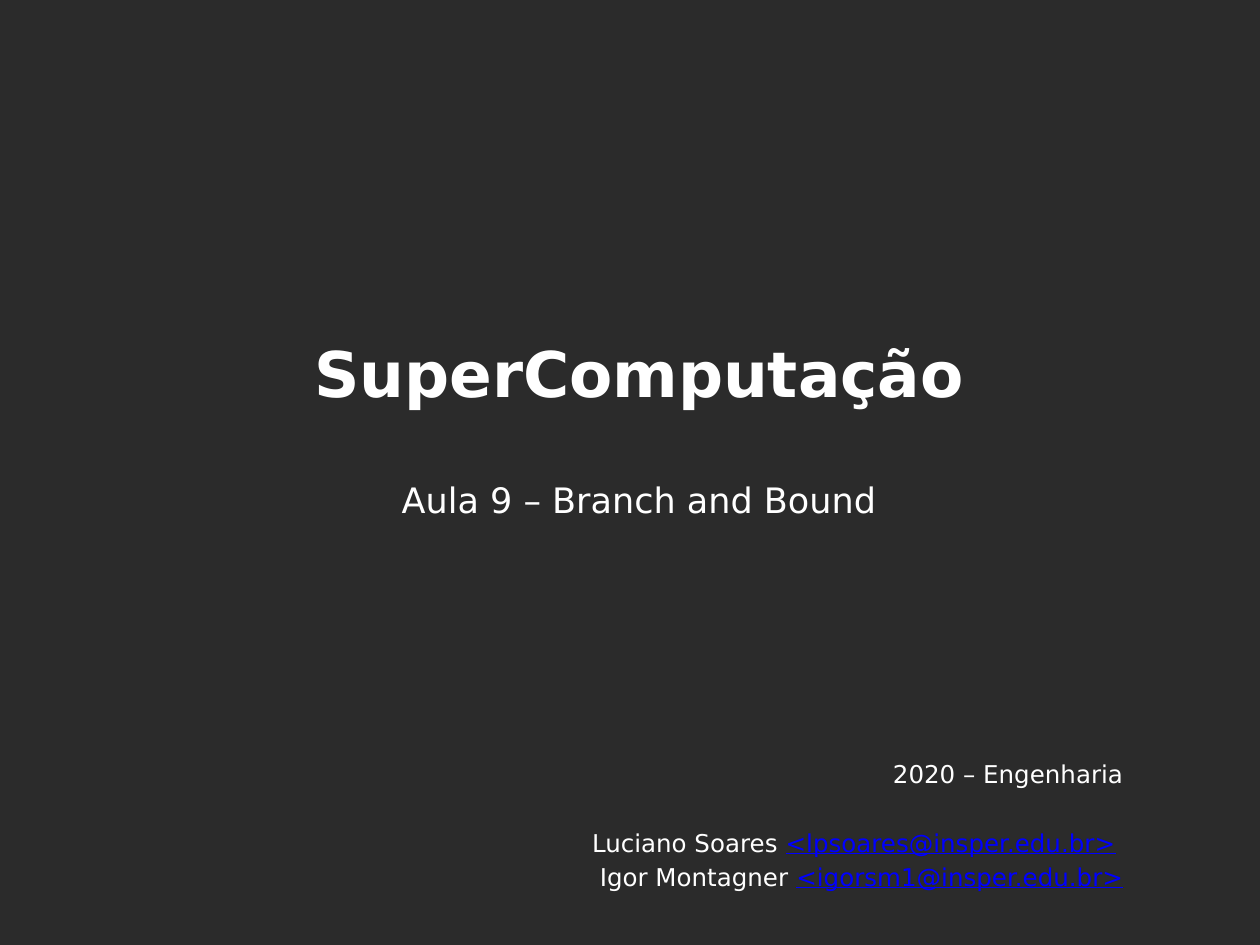
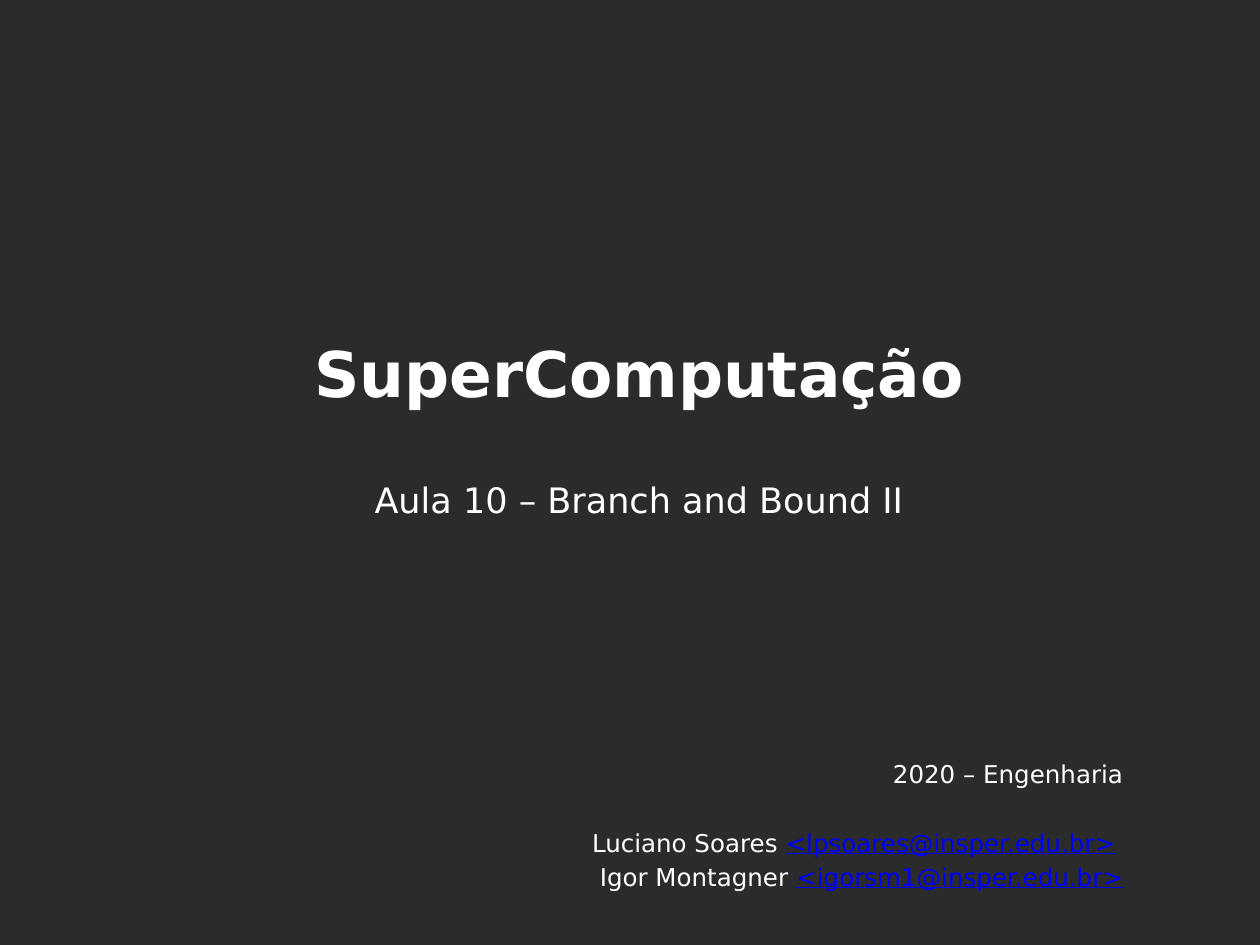
Before and after one commit to thalials/supercomp, a slide deck: slide 1 of aulas/10-branch-and-bound-II/slides.pptx. Drawn at 1260x945 pixels with LibreOffice and Linux fonts; fonts in the diff are those of the drawing; background and template pictures are left out; a plain dark background stands for a picture behind light text. Boxes give left, top, right and bottom in pixels: in the first picture for what was removed or moved away, otherwise in the second. Text is boxed around its words. In the diff, an @@ line names an element or a change of style, - is before the commit and + after.

```diff
--- a/aulas/10-branch-and-bound-II/slides.pptx
+++ b/aulas/10-branch-and-bound-II/slides.pptx
@@ text at bbox=[375, 486, 903, 514]: text changed @@
-Aula 9 – Branch and Bound
+Aula 10 – Branch and Bound II
```
Also in this commit, not shown: 4 other slides changed, 5 slides added, 18 slides removed, 27 other files.
